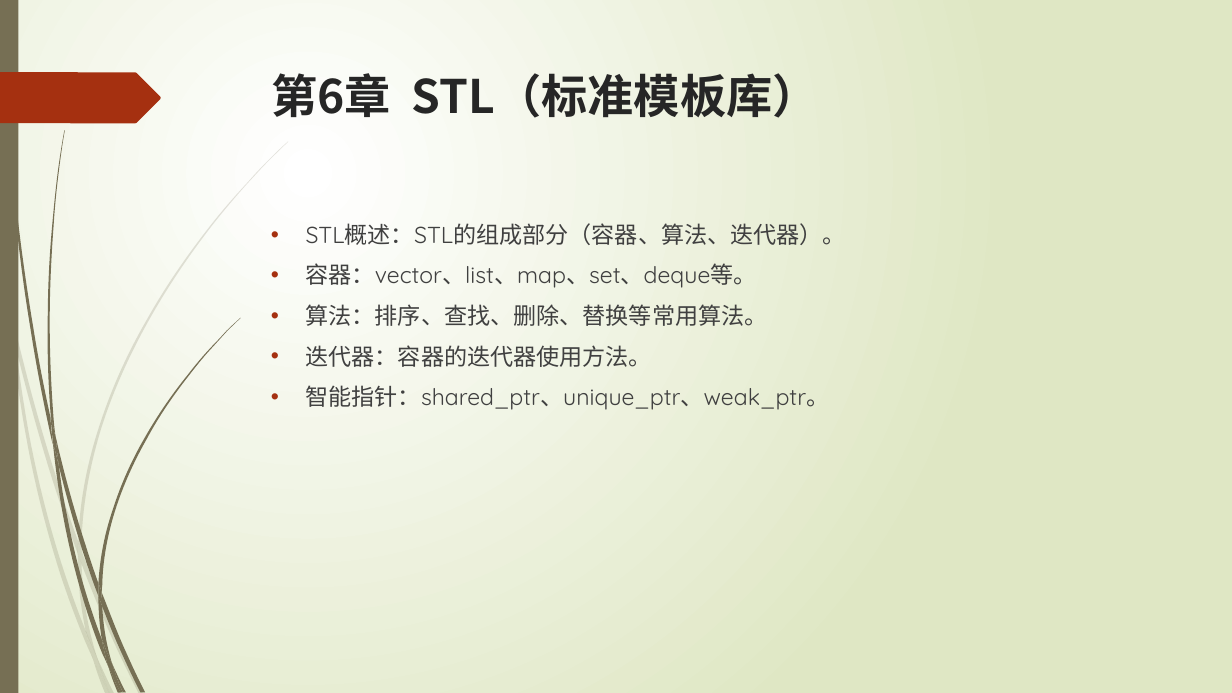
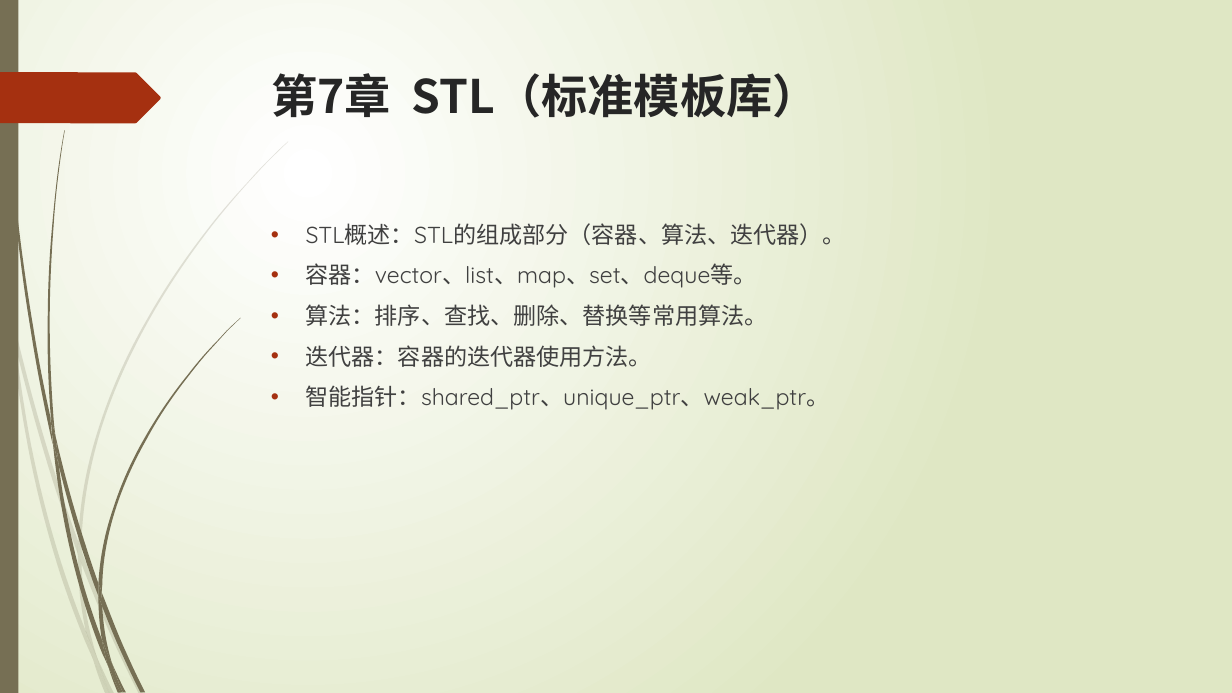
Before and after one commit to liuty2006/learn, a slide deck: slide 42 of learn_cpp/docs/C++语言培训.pptx (slide 19 before the commit). Drawn at 1232x693 pixels with LibreOffice and Linux fonts; fonts in the diff are those of the drawing. Boxes give left, top, right and bottom in pixels: in the first picture for what was removed or moved away, otherwise in the second. Text is boxed around its words. In the diff, an @@ line names an element or a change of style, - is before the commit and + after.

```diff
--- a/learn_cpp/docs/C++语言培训.pptx
+++ b/learn_cpp/docs/C++语言培训.pptx
@@ title at <box>271,73,819,118</box>: text changed @@
-第6章 STL（标准模板库）
+第7章 STL（标准模板库）
```
Also in this commit, not shown: 8 other slides changed, 23 slides added, 16 other files.
